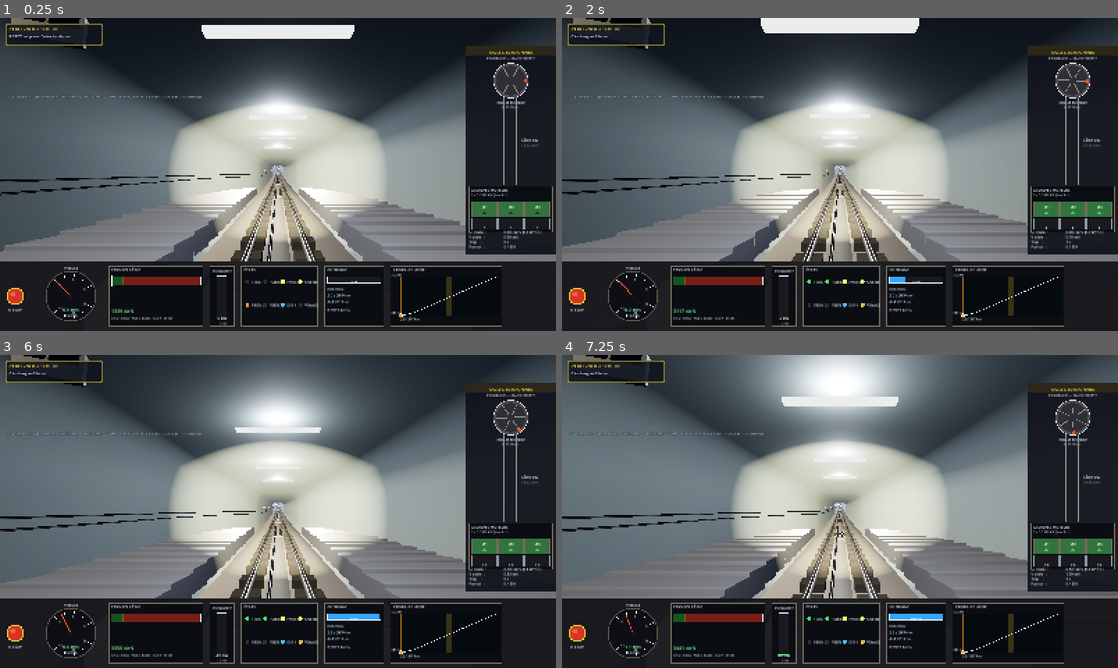
Above: before the commit, frames 1-4 (two rows, left to right).
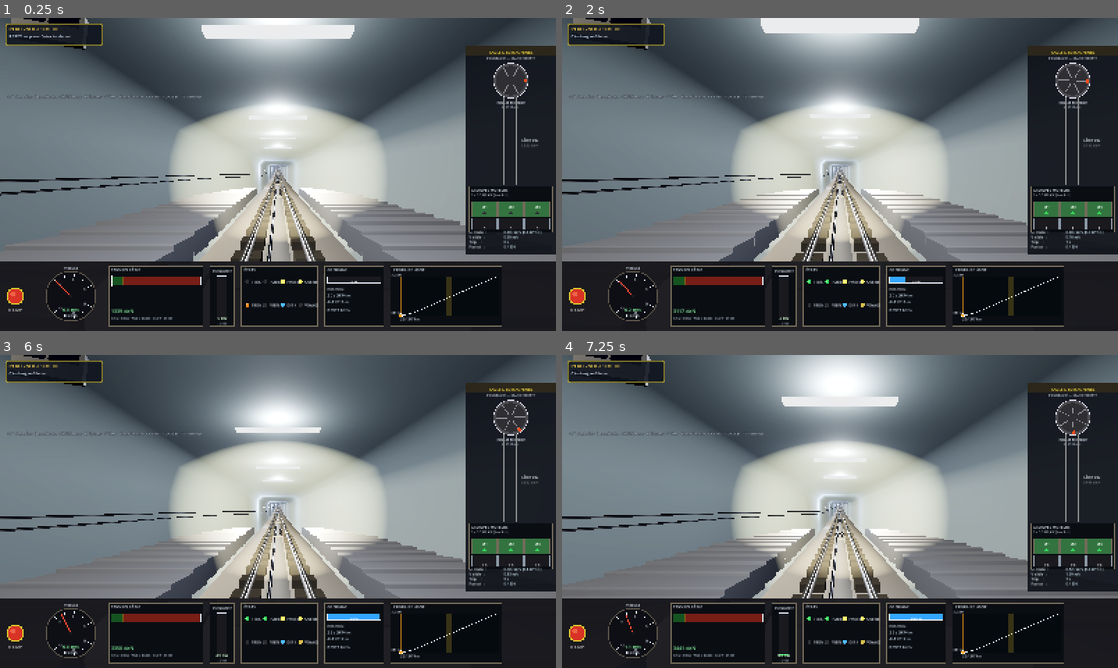
Above: after the commit, the same moments.

Repository: ARP273-ROSE/perce-neige-sim
Game: Godot game, scene res://scenes/main.tscn
Same seed, same stepped clock (60 frames per second), same inputs: the game is played once before the commit and once after it.
Inputs:
- Up to frame 1 (0.25 s): no input
- Up to frame 2 (2 s): tap Enter (ready_depart) at 0.5, 1.35 s; hold Up (speed_up) 0.53-1.28 s; tap Shift (emergency) at 0.6 s; hold Space (brake) from 1.28 s (still down)
- Up to frame 3 (6 s): release Space (brake) at 2.03 s; hold Up (speed_up) 2.03-3.53 s; tap H (toggle_headlights) at 2.1, 5.1 s; tap V (toggle_view) at 2.85, 5.85 s; tap Space (brake) at 3.5 s; hold Space (brake) 3.53-5.78 s; tap Shift (emergency) at 3.6 s; tap Enter (ready_depart) at 4.35 s; hold Up (speed_up) from 5.78 s (still down)
- Up to frame 4 (7.25 s): keep holding Up (speed_up); tap Shift (emergency) at 6.6 s

The runs differ from the first frame. In frame 1, 28% of the frame differs, in the area x 0-100%, y 0-78%; in frame 2, 27%; in frame 3, 8.0%; in frame 4, 1.1%.

Commit message:
fix(3d): tunnel éclairé uniformément — un néon sur deux allumé
Retour d'exploitation (témoin direct) : il n'existe AUCUNE section
éteinte dans le vrai tunnel — il est éclairé uniformément tout du long,
avec un néon sur deux allumé. Les « zones sombres » de la calibration
venaient de l'exposition caméra de la vidéo, pas de la réalité.

- tunnel_lit_at() retourne toujours vrai (Python 2D + Godot),
  TUNNEL_DARK_ZONES conservé comme donnée d'archive
- néons 3D : tubes tous les 12 m, un sur deux ALLUMÉ (émissif +
  OmniLight), l'autre visible mais éteint (gris, ni émission ni
  lumière) — fidèle au réel
- portée des lampes 18 → 26 m pour recouvrir l'entraxe de 24 m des
  tubes allumés (pas de creux d'éclairage)

Validé : pytest 13/13, Godot headless boot sans erreur.

Diff:
--- a/godot_project/scripts/slope_profile.gd
+++ b/godot_project/scripts/slope_profile.gd
@@ -135,10 +135,11 @@
 	return (heading_at(s + ds) - heading_at(s - ds)) / (2.0 * ds)
 
 
-static func tunnel_lit_at(s: float) -> bool:
-	for zone in TUNNEL_DARK_ZONES:
-		if zone[0] <= s and s <= zone[1]:
-			return false
+static func tunnel_lit_at(_s: float) -> bool:
+	# Retour d'exploitation (2026-07) : le tunnel est éclairé UNIFORMÉMENT
+	# tout du long — pas de sections éteintes. Les « zones sombres »
+	# venaient de l'exposition caméra de la vidéo de calibration.
+	# TUNNEL_DARK_ZONES conservé en archive, plus utilisé.
 	return true
 
 
--- a/godot_project/scripts/tunnel_lights.gd
+++ b/godot_project/scripts/tunnel_lights.gd
@@ -11,7 +11,9 @@
 @export var wall_offset: float = 1.4         # distance du centre du tunnel
 @export var height_offset: float = 0.9       # hauteur (plafond)
 @export var light_energy: float = 8.0
-@export var light_range: float = 18.0
+@export var light_range: float = 26.0   # recouvre l'entraxe de 24 m des
+                                        # néons ALLUMÉS (un sur deux) →
+                                        # éclairage uniforme, sans creux
 
 # Culling par distance : ~225 néons + signaux = autant d'OmniLight3D qui
 # participent toutes au clustering Forward+ et au fog volumétrique chaque
@@ -48,12 +50,24 @@
 	neon_mat.emission_energy_multiplier = 4.0
 	neon_mat.shading_mode = BaseMaterial3D.SHADING_MODE_UNSHADED
 
+	# Tube ÉTEINT : un néon sur deux — retour d'exploitation 2026-07 : le
+	# tunnel est éclairé uniformément TOUT DU LONG (pas de zones sombres),
+	# mais seul un néon sur deux est allumé. Le tube éteint reste visible
+	# (gris, sans émission ni lumière).
+	var neon_mat_off: StandardMaterial3D = StandardMaterial3D.new()
+	neon_mat_off.albedo_color = Color(0.45, 0.47, 0.50)
+	neon_mat_off.roughness = 0.55
+	neon_mat_off.metallic = 0.2
+
 	var neon_mesh: BoxMesh = BoxMesh.new()
 	neon_mesh.size = Vector3(0.05, 0.08, 1.6)    # tube horizontal 1.6 m
 
+	var idx: int = 0
 	while s < max_s:
-		if SlopeProfile.tunnel_lit_at(s):
-			_add_neon(s, neon_mesh, neon_mat, neon_color)
+		var lit: bool = (idx % 2) == 0
+		_add_neon(s, neon_mesh, neon_mat if lit else neon_mat_off,
+			neon_color, lit)
+		idx += 1
 		s += spacing_m
 	# (Signaux LED verts du croisement SUPPRIMÉS — retour d'essai 2026-07 :
 	# ils teintaient le tunnel en vert/rouge à l'entrée, au milieu et à la
@@ -73,7 +87,8 @@
 		light.visible = d < LIGHT_CULL_DIST
 
 
-func _add_neon(s: float, mesh: BoxMesh, neon_mat: StandardMaterial3D, color: Color) -> void:
+func _add_neon(s: float, mesh: BoxMesh, neon_mat: StandardMaterial3D,
+		color: Color, lit: bool = true) -> void:
 	var xform: Transform3D = tunnel.transform_at(s)
 	var right: Vector3 = xform.basis.x
 	var up: Vector3 = xform.basis.y
@@ -83,16 +98,17 @@
 	var wall_x: float = wall_offset + absf(tunnel.passing_loop_offset(s, 1.0))
 	var wall_pos: Vector3 = xform.origin - right * wall_x + up * height_offset
 
-	# Source lumineuse
-	var light: OmniLight3D = OmniLight3D.new()
-	light.position = wall_pos
-	light.light_color = color
-	light.light_energy = light_energy
-	light.omni_range = light_range
-	light.omni_attenuation = 1.2
-	light.shadow_enabled = false
-	add_child(light)
-	_lights.append([light, s])
+	# Source lumineuse — seulement pour les tubes ALLUMÉS (un sur deux)
+	if lit:
+		var light: OmniLight3D = OmniLight3D.new()
+		light.position = wall_pos
+		light.light_color = color
+		light.light_energy = light_energy
+		light.omni_range = light_range
+		light.omni_attenuation = 1.2
+		light.shadow_enabled = false
+		add_child(light)
+		_lights.append([light, s])
 
 	# Bâtonnet visible (pour voir la source dans le brouillard volumétrique)
 	var neon: MeshInstance3D = MeshInstance3D.new()
Not shown, changed: perce_neige_sim.py
Not shown, changed: version_info.txt
